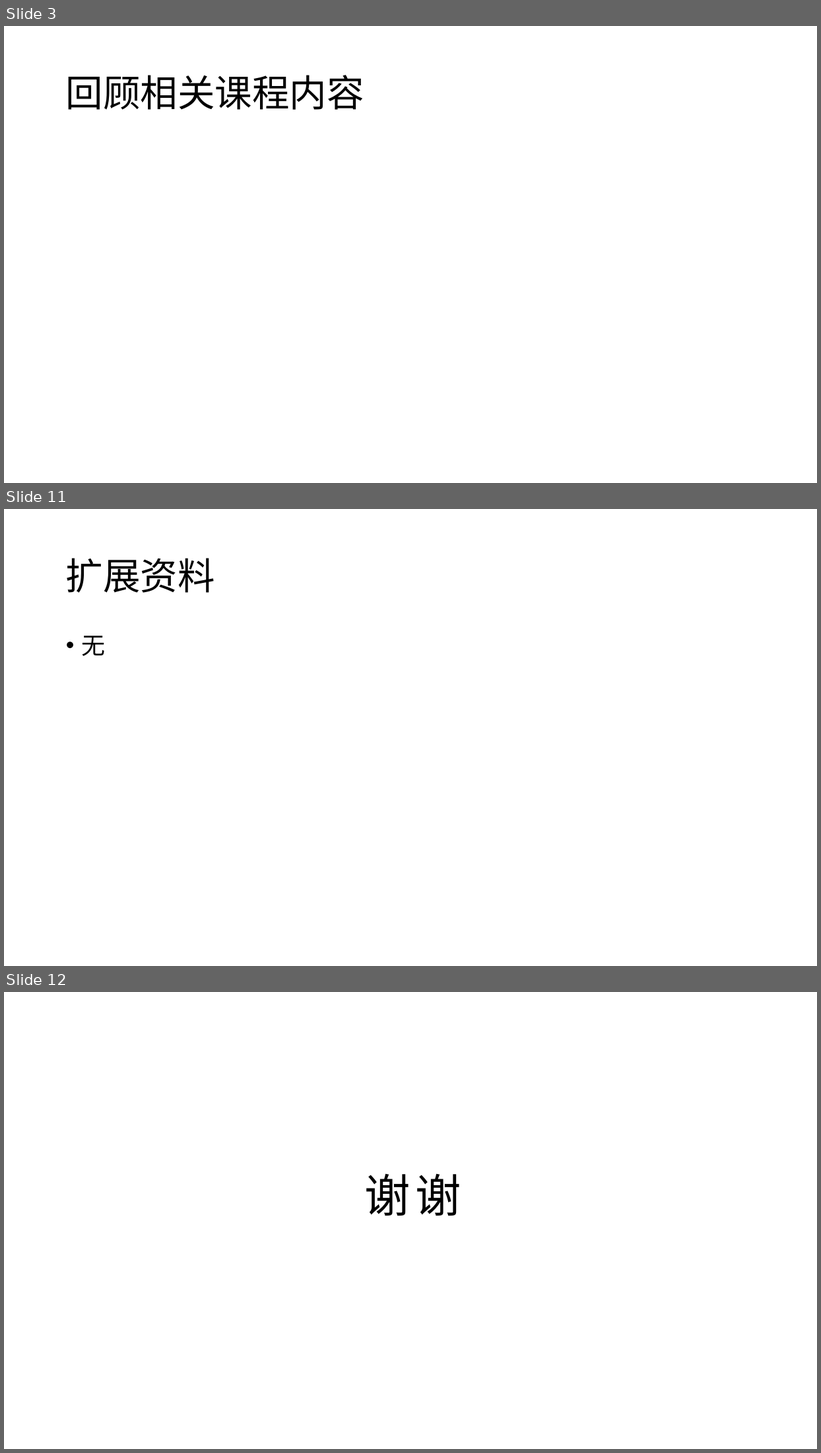
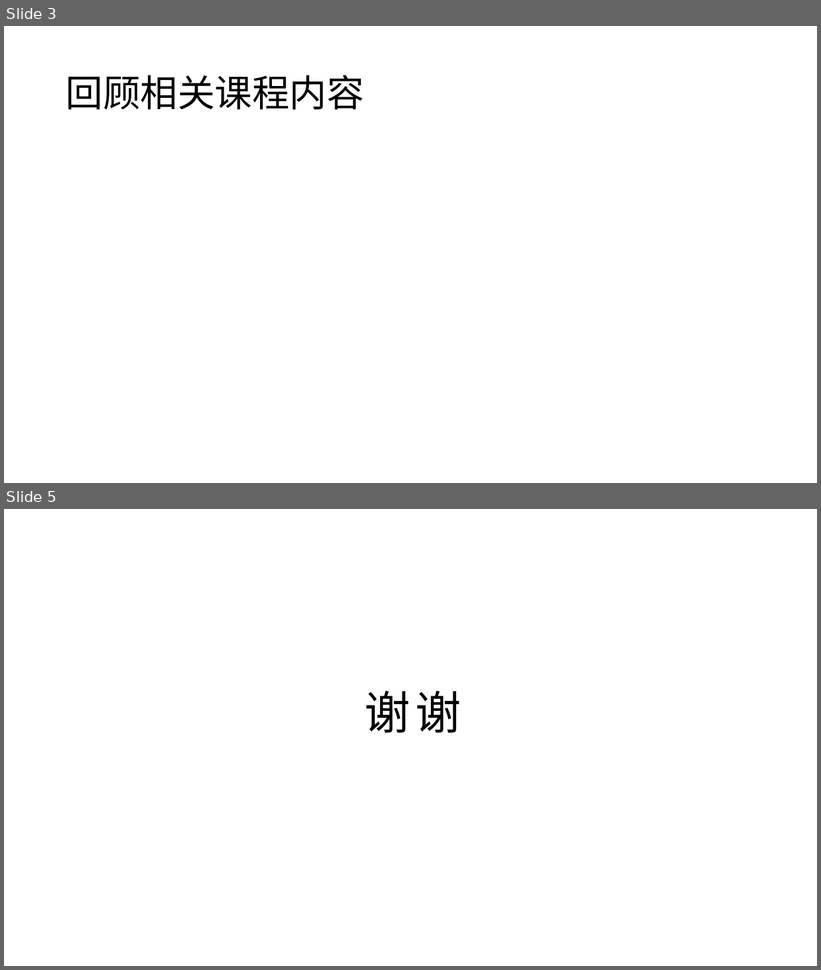
Before and after one commit to yyc-git/Course-of-Miracles, a slide deck: 模板.pptx. Shown one above the other, each under a label of ours: slides 3, 11 and 12 before the commit, slides 3 and 5 after it; the slides between them are not shown. The pictures are 821x1453 and 821x970 pixels, drawn with LibreOffice and Linux fonts; fonts in the diff are those of the drawing. Boxes give left, top, right and bottom in pixels: in the first picture for what was removed or moved away, otherwise in the second. Text is boxed around its words. In the diff, an @@ line names an element or a change of style, - is before the commit and + after.

```diff
--- a/模板.pptx
+++ b/模板.pptx
@@ slide 11 removed at box(4, 509, 817, 966), background #FFFFFF @@
@@ title removed at box(66, 558, 215, 593) @@
-扩展资料
@@ text removed at box(81, 636, 105, 656) @@
-• 无
@@ what was slide 12 is now slide 5 @@
```
Also in this commit, not shown: 2 slides added, 8 other slides removed, 4 other files.
